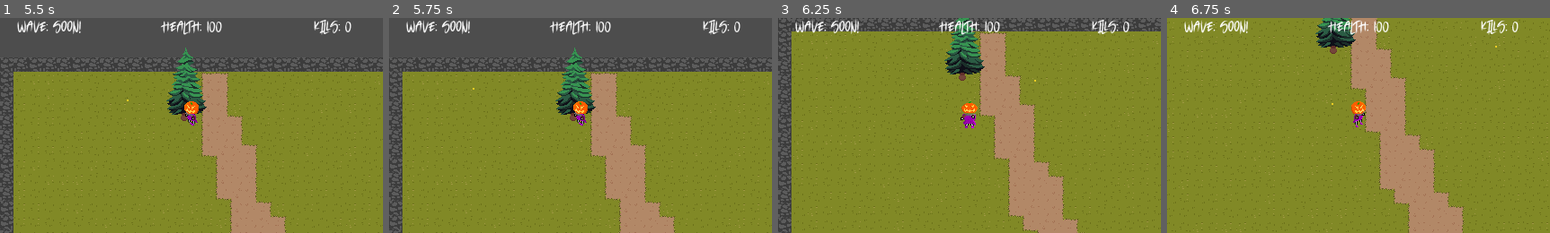
Above: before the commit, frames 1-4 (left to right).
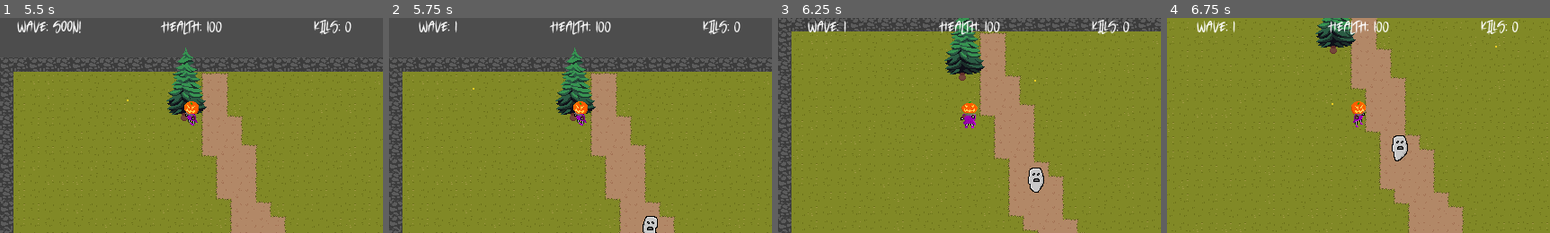
Above: after the commit, the same moments.

Repository: joshuardecker/eternal-harvest
Game: Godot game, scene res://World/world.tscn
Same seed, same stepped clock (60 frames per second), same inputs: the game is played once before the commit and once after it.
Inputs (mouse positions are in pixels of both pictures, inside the frame that each line leads up to):
- Up to frame 1 (5.5 s): click "Start Game" at 0.5 s; tap Enter at 1.25 s; move the mouse to (275, 114) at 1.27 s; hold D (right) 1.28-2.03 s; click (275, 114) at 1.35 s; move the mouse to (114, 136) at 2.02 s; hold S (down) 2.03-2.78 s; click (114, 136) at 2.1 s; move the mouse to (229, 78) at 2.77 s; hold D (right) 2.78-3.53 s; click (229, 78) at 2.85 s; move the mouse to (172, 168) at 3.52 s; hold W (up) 3.53-4.28 s; click (172, 168) at 3.6 s; move the mouse to (306, 157) at 4.27 s; hold A (left) from 4.28 s (still down); click (306, 157) at 4.35 s; move the mouse to (76, 93) at 5.02 s; click (76, 93) at 5.1 s
- Up to frame 2 (5.75 s): keep holding A (left)
- Up to frame 3 (6.25 s): move the mouse to (988, 125) at 5.77 s; release A (left) at 5.78 s; hold S (down) from 5.78 s (still down); click (988, 125) at 5.85 s
- Up to frame 4 (6.75 s): move the mouse to (1301, 71) at 6.52 s; release S (down) at 6.53 s; hold D (right) from 6.53 s (still down); click (1301, 71) at 6.6 s

Frame 1 is identical in both runs. In frame 2, 0.9% of the frame differs, in the area x 4-71%, y 0-100%; in frame 3, 1.0%; in frame 4, 1.0%, in the area x 4-63%, y 0-67%.
Error before the commit: Parse Error: Cannot find member "CHASE_PLAYER" in base "GhostAI.decision". (res://Enemies/ghost.gd:87)

Commit message:
Capitalized the decision enum and fixed the calculate_decision return value

Diff:
--- a/Enemies/ghost_ai.gd
+++ b/Enemies/ghost_ai.gd
@@ -20,9 +20,9 @@
 
 # The possible actions the ghost can take according to this engine.
 enum decision {
-	chase_player,
-	attack_player,
-	summon_allie
+	CHASE_PLAYER,
+	ATTACK_PLAYER,
+	SUMMON_ALLIE
 }
 
 # Used to calculate the weight of factors that grow linearly.
@@ -42,6 +42,6 @@
 	pass
 
 # Assumes that the considered factors values have been set already.
-func calculate_decision() -> decision:
+func calculate_decision() -> int:
 	# TODO: write this algorithm
-	return decision.chase_player
+	return decision.CHASE_PLAYER
